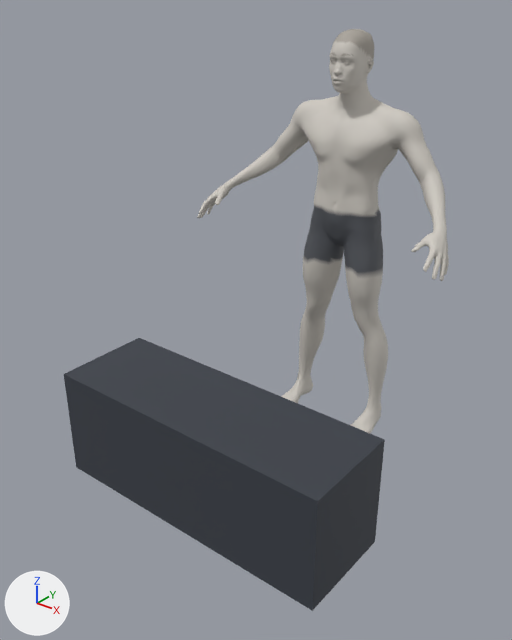
Two versions of the glTF model exports/donkey-calf-raise.glb, one commit apart.
The view is the same before and after, from a 50 mm camera at (1.61, -2.69, 1.99) aimed at (-0.02, -0.66, 0.73). The axes (+X, +Y, +Z) are drawn at lower left. The lights are the same throughout. The first picture is the older version. Where no turn or scale is listed for an object, it has been applied to the vertices.

Before the edit, the objects in view are built like this:
```python
me_mesh_0 = bpy.data.meshes.new('Mesh_0')
me_mesh_0.from_pydata(...)  # 13524 vertices, 27036 faces; spans x -0.62..0.62, y -0.39..0.1, z 0.0..1.8
me_mesh_0.materials.append(mat_reprig_body)
me_mesh_1 = bpy.data.meshes.new('Mesh_1')
me_mesh_1.from_pydata(...)  # a box spanning x -0.2..0.2, y -0.6..0.6, z -0.225..0.225
me_mesh_1.materials.append(mat_material_1)  # dark grey #3a3f48
ob_bench = bpy.data.objects.new('bench', me_mesh_1)
ob_bench.parent = ob_props
ob_bench.location = (0.89, 0.0, 0.225)
ob_mesh_0 = bpy.data.objects.new('Mesh_0', me_mesh_0)
ob_mesh_0.location = (0.0, 0.0, 0.0)
ob_props = bpy.data.objects.new('Props', None)
ob_props.parent = ob_armature
ob_props.location = (0.0, 0.0, 0.0)
ob_props.scale = (1.07, 1.07, 1.07)
```
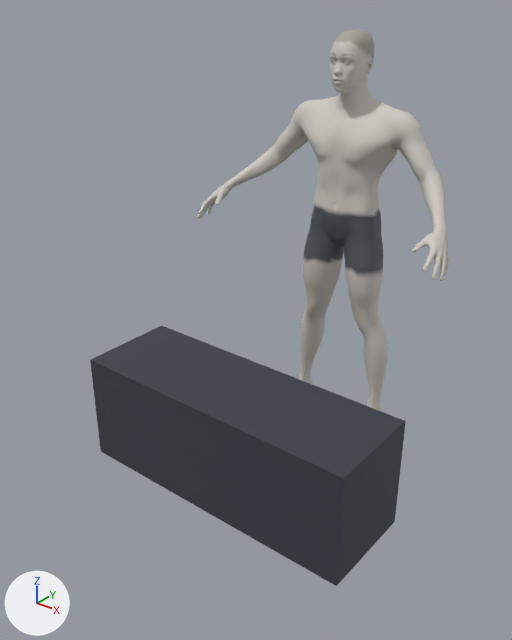
ob_props is not drawn itself; it is the parent of ob_bench.

Location of each change, (x1, y1, x2, y2) in pixels of the pictures (512 x 640 px):
'bench', rescaled, moved: before (64, 338, 385, 611); after (90, 326, 406, 586)

The change, as a diff of the scene's bpy script:
```diff
--- a/exports/donkey-calf-raise.glb.py
+++ b/exports/donkey-calf-raise.glb.py
@@ ob_props @@
 ob_props.location = (0.0, 0.0, 0.0)
-ob_props.scale = (1.07, 1.07, 1.07)
+ob_props.scale = (1.08, 1.08, 1.08)
@@ ob_bench @@
 ob_bench.parent = ob_props
-ob_bench.location = (0.89, 0.0, 0.225)
+ob_bench.location = (0.747, 0.0, 0.225)
```
